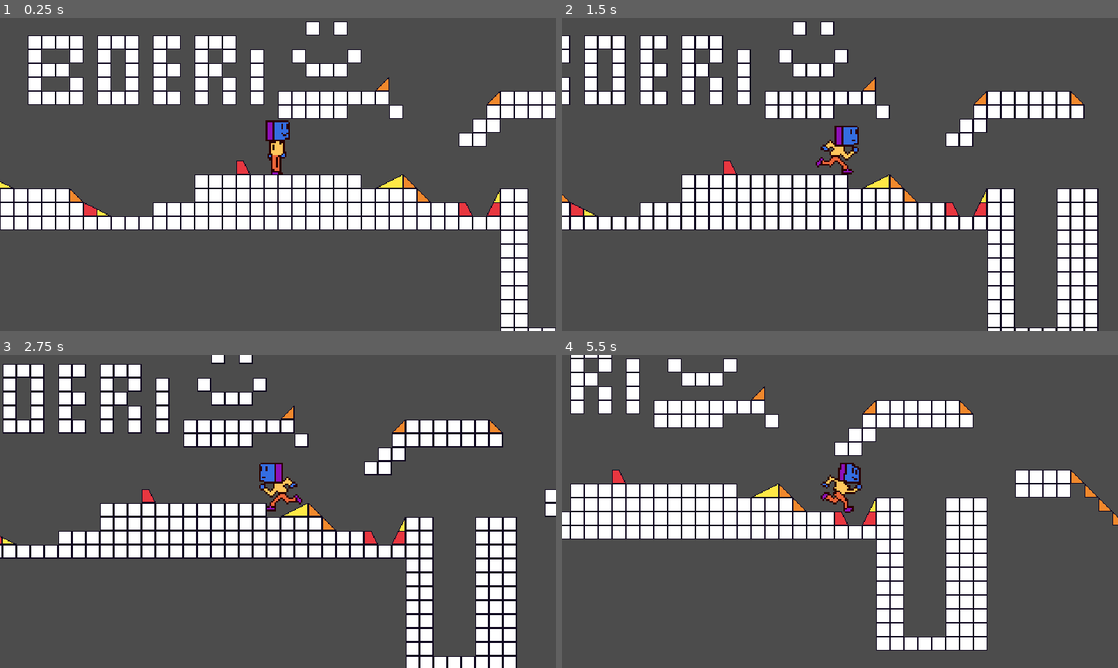
Above: before the commit, frames 1-4 (two rows, left to right).
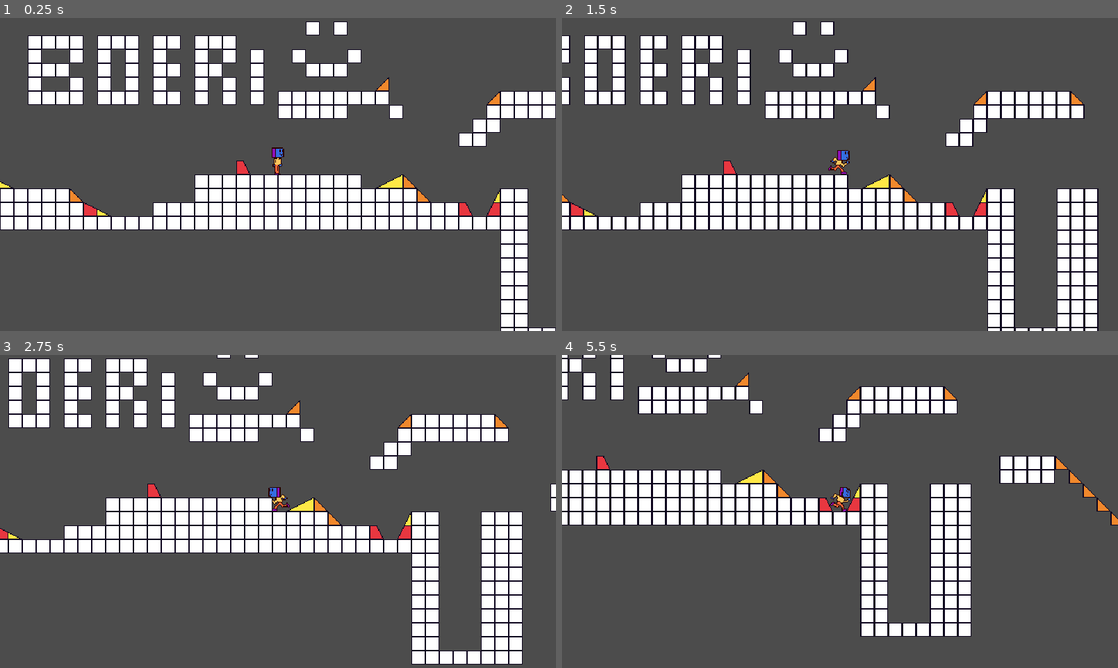
Above: after the commit, the same moments.

Repository: Ftcv/Sofrido-Re
Game: Godot game, scene res://MyProject/project/src/Levels/Playground.tscn
The game is run twice, just before and just after one commit, with the same random seed, the same clock (stepped at 60 frames per second) and the same inputs.
Inputs:
- Up to frame 1 (0.25 s): no input
- Up to frame 2 (1.5 s): tap Enter at 0.5 s; hold Right (ui_right) from 0.53 s (still down)
- Up to frame 3 (2.75 s): release Right (ui_right) at 2.03 s; hold Left (ui_left) from 2.03 s (still down)
- Up to frame 4 (5.5 s): release Left (ui_left) at 2.78 s; hold Right (ui_right) 2.78-4.28 s; hold Left (ui_left) 4.28-5.03 s; hold Right (ui_right) from 5.03 s (still down)

The runs differ from the first frame. In frame 1, 0.5% of the frame differs, in the area x 47-53%, y 32-50%; in frame 2, 0.7%; in frame 3, 19%; in frame 4, 23%, in the area x 0-100%, y 0-95%.

Commit message:
developed branch menu

Diff:
--- a/MyProject/project/src/Levels/Playground.tscn
+++ b/MyProject/project/src/Levels/Playground.tscn
@@ -91,7 +91,6 @@
 
 [node name="Player" parent="." instance=ExtResource( 1 )]
 position = Vector2( 0, -3 )
-scale = Vector2( 2, 2 )
 
 [node name="Camera2D" type="Camera2D" parent="Player"]
 current = true
